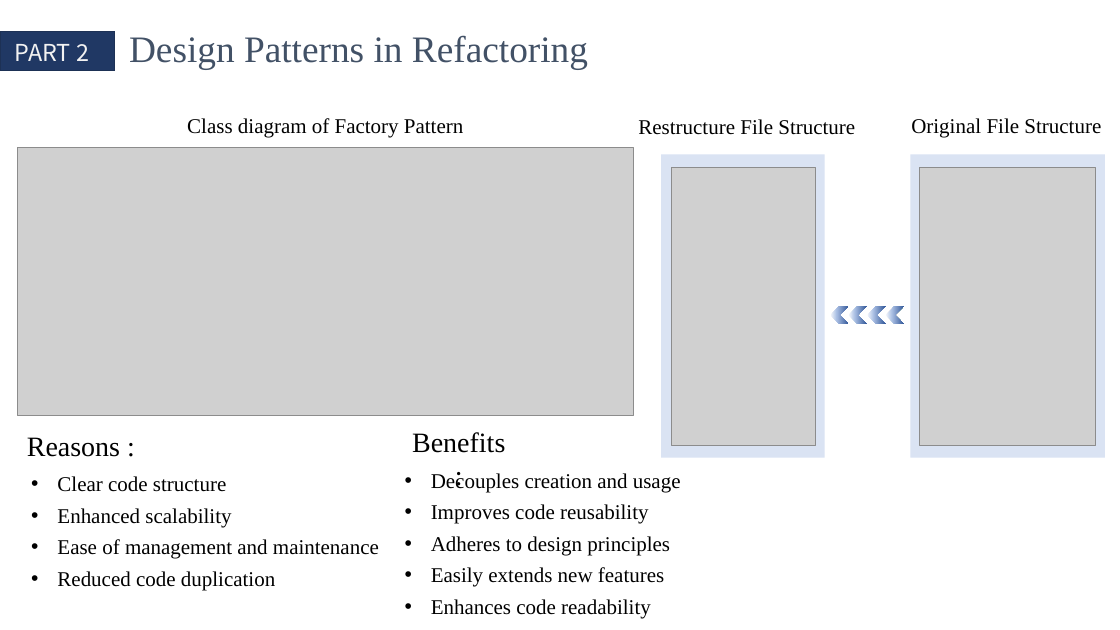
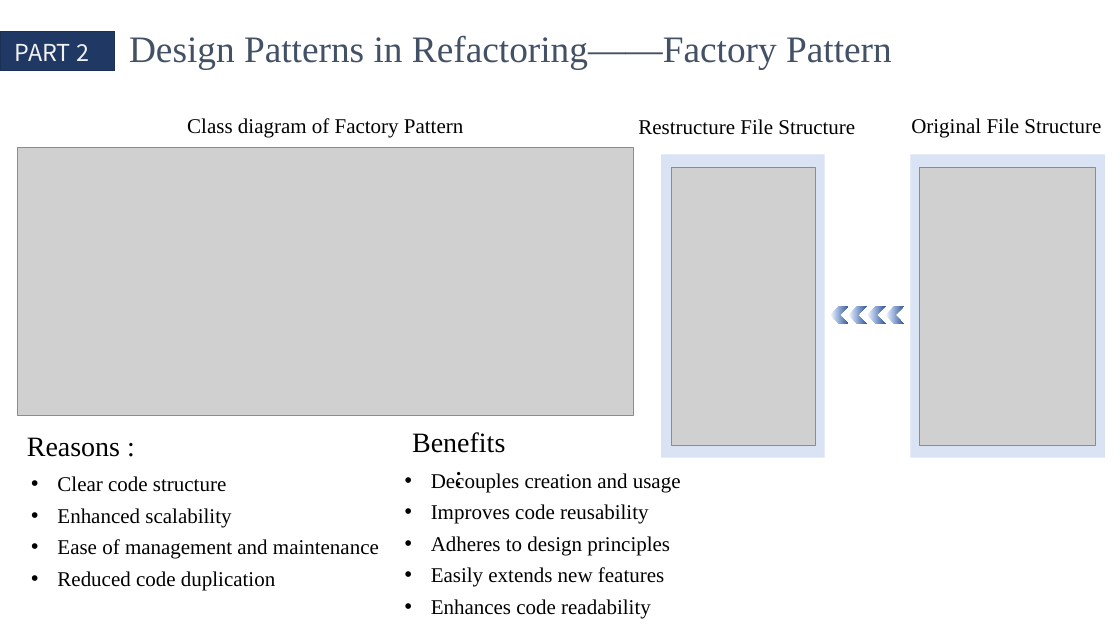
Before and after one commit to QinCheng0928/Cocos2d, a slide deck: slide 6 of 文档/DesignPattern.pptx. Drawn at 1120x630 pixels with LibreOffice and Linux fonts; fonts in the diff are those of the drawing; grey boxes stand for pictures. Boxes give left, top, right and bottom in pixels: in the first picture for what was removed or moved away, otherwise in the second. Text is boxed around its words. In the diff, an @@ line names an element or a change of style, - is before the commit and + after.

```diff
--- a/文档/DesignPattern.pptx
+++ b/文档/DesignPattern.pptx
@@ text at [129,35,892,69]: text changed @@
-Design Patterns in Refactoring
+Design Patterns in Refactoring——Factory Pattern
```
Also in this commit, not shown: 5 other slides changed, 1 slide added, 1 slide removed, 1 other file.
